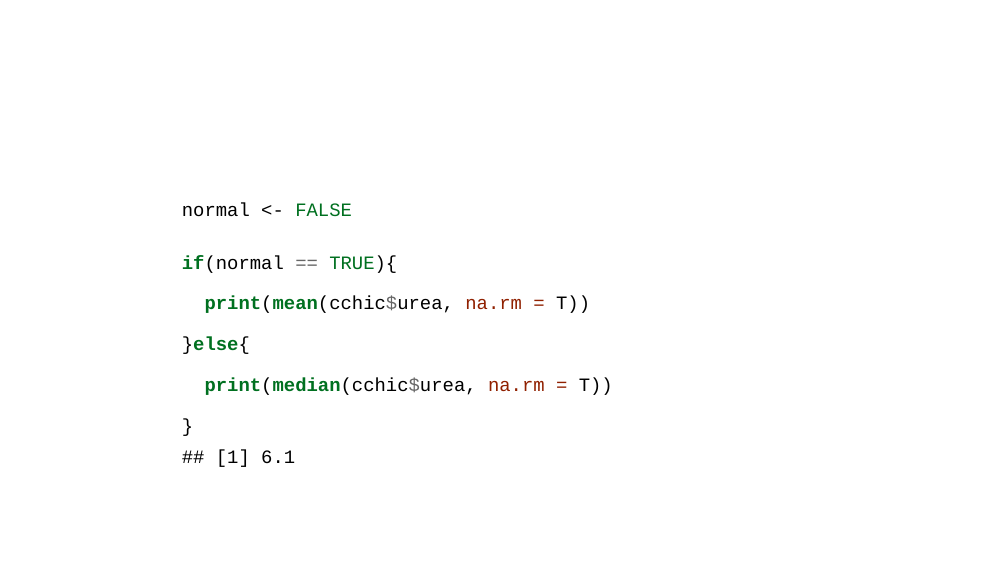
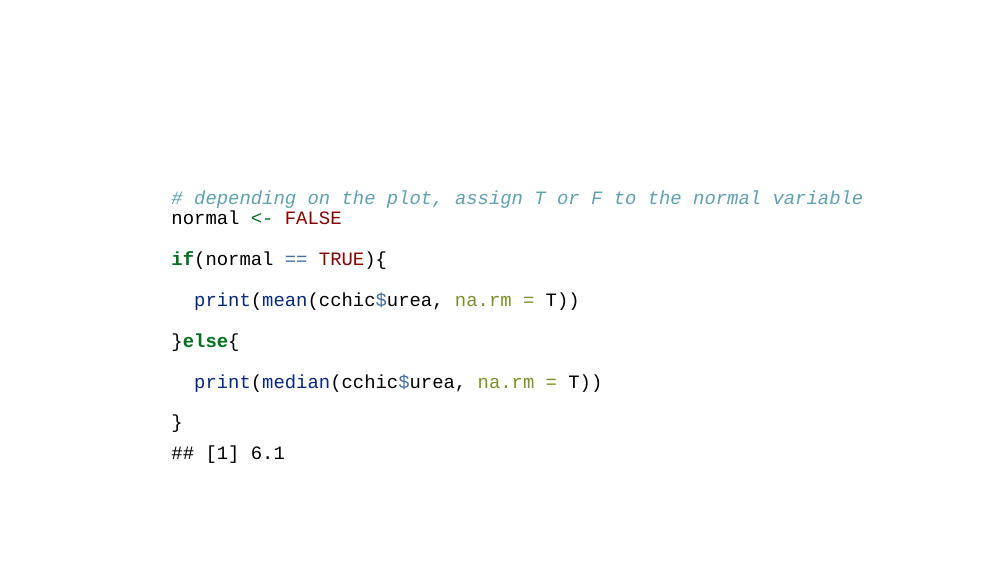
Before and after one commit to ClinicianCoders/ClinicianCoders, a slide deck: slide 17 of Workshops/Workshop6.pptx. Drawn at 1008x567 pixels with LibreOffice and Linux fonts; fonts in the diff are those of the drawing. Boxes give left, top, right and bottom in pixels: in the first picture for what was removed or moved away, otherwise in the second. Text is boxed around its words. In the diff, an @@ line names an element or a change of style, - is before the commit and + after.

Commit message:
Fix overly large code font size in recent knits
Prior to this commit, rekniting slides results in code chunk font sizes
larger than before, causing some sections to overflow off the slide.
This commit edits Images/template.pptx to restore formatting to as close
as possible the original look. This was done by editing the headings in
the Master Slide. The fix isn't perfect, notably whenever normal text is
used now with no heading at all, it is too small. As a result, I've
edited Rmd files where neccessary to ensure all normal text has bullets.
I then reknit all Rmd files with the new template and looked them over
to make sure nothing looks dodgy.

```diff
--- a/Workshops/Workshop6.pptx
+++ b/Workshops/Workshop6.pptx
@@ text at <box>171,191,864,392</box>: text changed; text colour #000000 to #60A0B0 @@
-normal <- FALSE
-if(normal == TRUE){
-print(mean(cchic$urea, na.rm = T))
-}else{
-print(median(cchic$urea, na.rm = T))
-}
+# depending on the plot, assign T or F to the normal variable
+normal <- FALSE
+if(normal == TRUE){
+print(mean(cchic$urea, na.rm = T))
+}else{
+print(median(cchic$urea, na.rm = T))
+}
@@ text at <box>206,446,285,463</box>: indent changed @@
```
Also in this commit, not shown: 29 other slides changed, 1 slide removed, 12 other files.
